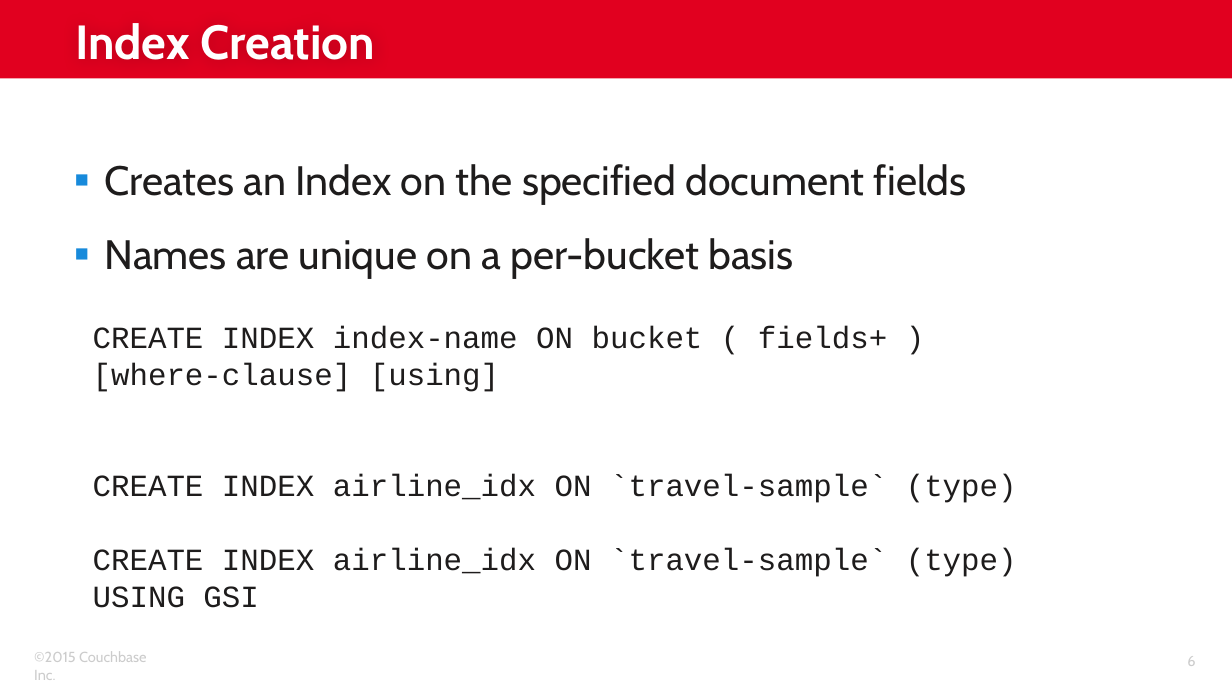
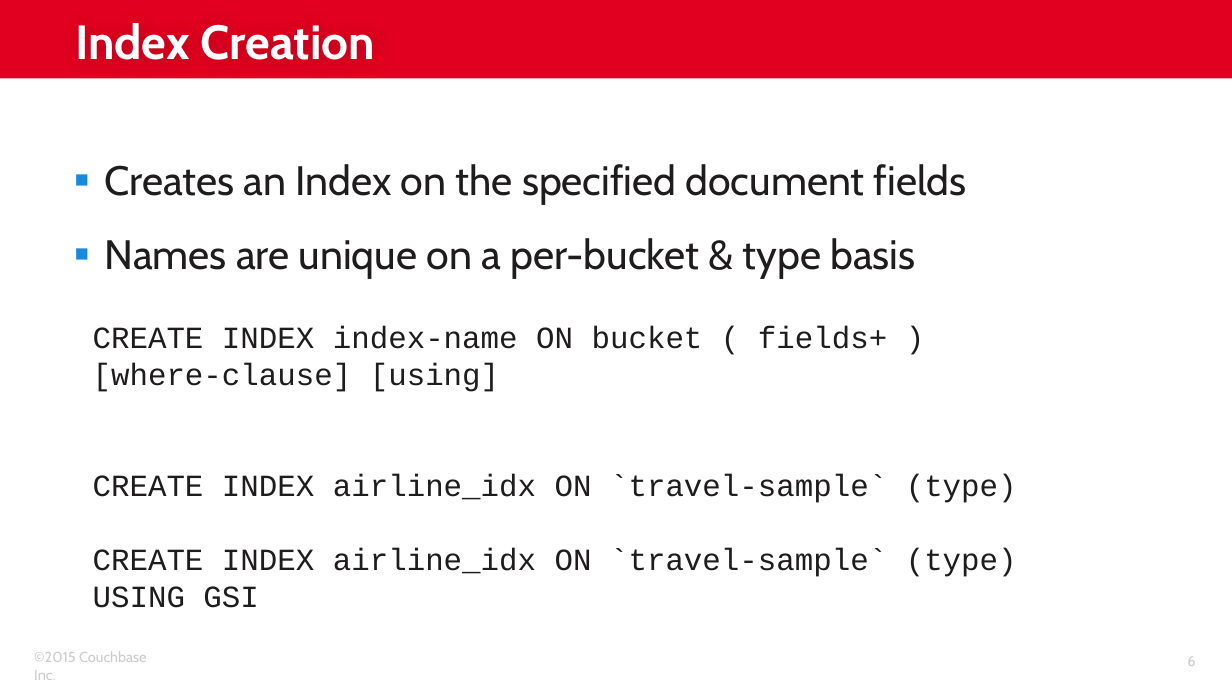
Before and after one commit to subalakr/workshop, a slide deck: slide 6 of server/presentations/07_N1QL Details.pptx. Drawn at 1232x693 pixels with LibreOffice and Linux fonts; fonts in the diff are those of the drawing; background and template pictures are left out. Boxes give left, top, right and bottom in pixels: in the first picture for what was removed or moved away, otherwise in the second. Text is boxed around its words. In the diff, an @@ line names an element or a change of style, - is before the commit and + after.

```diff
--- a/server/presentations/07_N1QL Details.pptx
+++ b/server/presentations/07_N1QL Details.pptx
@@ text at [105, 238, 915, 279]: text changed @@
-▪ Names are unique on a per-bucket basis
+▪ Names are unique on a per-bucket & type basis
```
Also in this commit, not shown: 1 other slide changed, 4 slides removed, 6 other files.
